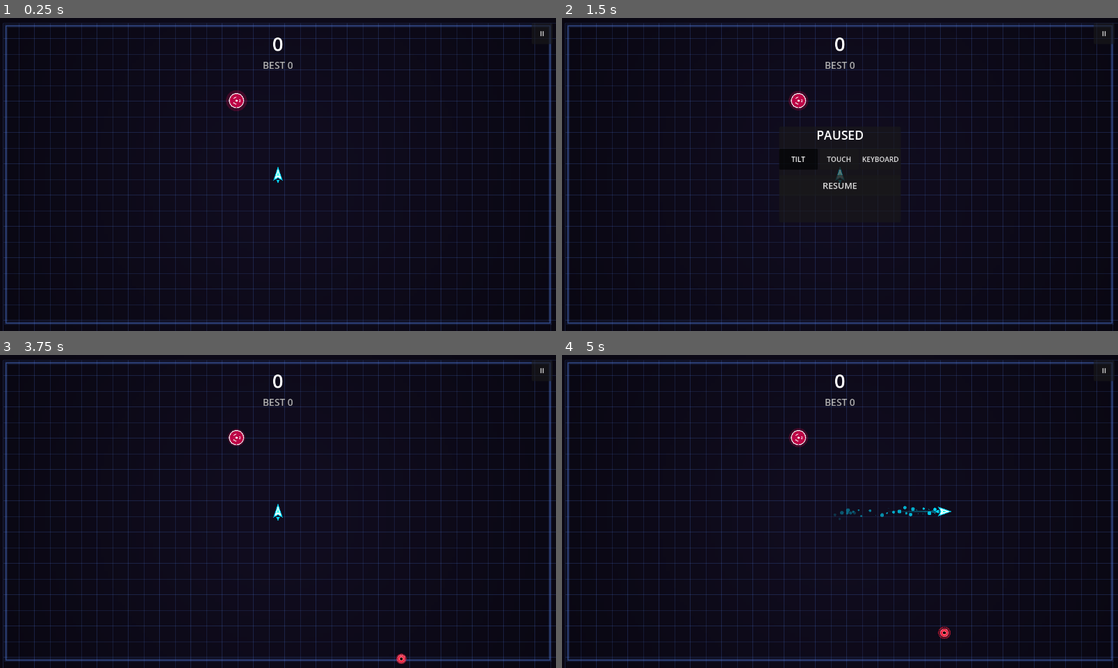
Above: before the commit, frames 1-4 (two rows, left to right).
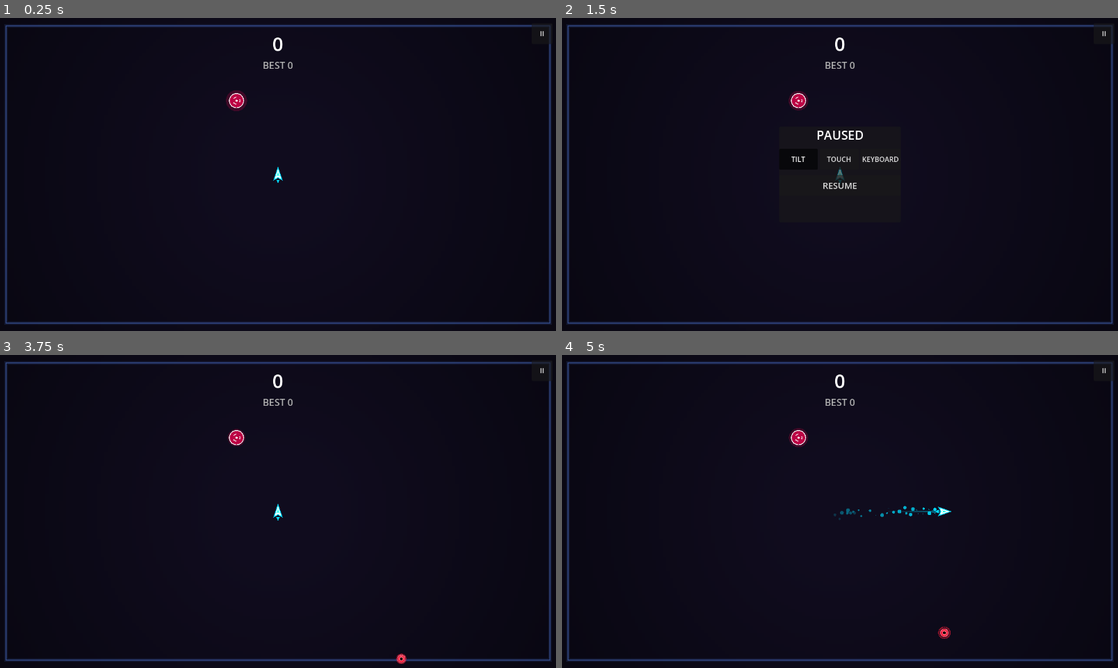
Above: after the commit, the same moments.

Repository: jesurythomas/tilt
Game: Godot game, scene res://scenes/main.tscn
Two runs of this game, one before a commit and one after it. Both use one fixed random seed, a clock stepped at 60 frames per second and the inputs below.
Inputs (mouse positions are in pixels of both pictures, inside the frame that each line leads up to):
- Up to frame 1 (0.25 s): no input
- Up to frame 2 (1.5 s): click "II" at 0.5 s; click "TILT" at 1.25 s
- Up to frame 3 (3.75 s): click "TOUCH" at 2 s; click "KEYBOARD" at 2.75 s; click "RESUME" at 3.5 s
- Up to frame 4 (5 s): tap Enter at 4.25 s; move the mouse to (962, 495) at 4.27 s; hold D from 4.28 s (still down); hold Shift from 4.28 s (still down); click (962, 495) at 4.42 s

The runs differ from the first frame. In frame 1, 8.6% of the frame differs, in the area x 0-100%, y 1-100%; in frame 2, 8.0%; in frame 3, 8.6%; in frame 4, 8.6%.

Commit message:
M2.5: tune tilt, joystick and effect cost from A55 measurements

Diff:
--- a/godot/src/core/game_root.gd
+++ b/godot/src/core/game_root.gd
@@ -24,6 +24,10 @@
 # own proportionality; the formula itself is unchanged. Provisional — the
 # final value is measured on the A55 in the M2.5 device pass.
 const MAX_ARENA_SCALE: float = 1.75
+
+# DIVERGENCE(M2.5 §8.1): measured on SM_A556E — full 540 px/s speed on a touch
+# screen caused overshooting and twitchy dodging. 0.72 caps top speed to 390 px/s.
+const TOUCH_JOYSTICK_SPEED_SCALE: float = 0.72
 
 ## The playfield's top-left corner in viewport space. Render layers translate
 ## by this; the simulation never sees it (M2.5 spec §6.1).
@@ -179,7 +183,7 @@
 		# the ship to rest instead. See M2.5 spec §8.3 for why this trade was
 		# taken.
 		effective_mode = Types.ControlMode.GYRO
-		directional = _joystick.vector
+		directional = _joystick.vector * TOUCH_JOYSTICK_SPEED_SCALE
 
 	_run_controller.update(
 		dt, effective_mode, _router.mouse_pos, _router.get_movement_vector(), directional
--- a/godot/src/input/tilt_input.gd
+++ b/godot/src/input/tilt_input.gd
@@ -32,6 +32,11 @@
 # division fault. The value is an arbitrary small epsilon, not a measured
 # quantity — it exists only so the divisor cannot reach zero.
 const MIN_SENSITIVITY_DIVISOR: float = 0.0001
+
+# DIVERGENCE(M2.5 §5.4): measured on SM_A556E — tightens physical gravity tilt
+# deflection angle so full steering is reached within ~12° of tilt (reduced from
+# ~18° so player does not need large wrist movements to reach full deflection).
+const GRAVITY_SENSITIVITY_BOOST: float = 2.0
 
 ## True when the platform reports motion sensors.
 var is_supported: bool = false
@@ -276,8 +281,6 @@
 		save_calibration()
 		tilt_vector = Vector2.ZERO
 		return
-
-	var deviation: Vector3 = normalised - _calibrated_gravity
 
 	# The device axes that correspond to screen right and screen up. Godot
 	# reports gravity in the device's own frame, whose relationship to the
@@ -308,11 +311,26 @@
 			screen_right = Vector3(1.0, 0.0, 0.0)
 			screen_up = Vector3(0.0, -1.0, 0.0)
 
-	# asin of the projection converts the unit-vector deviation to degrees,
-	# which is the unit _apply_angles() and MAX_TILT_ANGLE work in.
-	var roll: float = rad_to_deg(asin(clampf(deviation.dot(screen_right), -1.0, 1.0)))
-	var pitch: float = rad_to_deg(asin(clampf(deviation.dot(screen_up), -1.0, 1.0)))
-	_apply_angles(roll, pitch)
+	var screen_normal: Vector3 = screen_right.cross(screen_up)
+
+	# DIVERGENCE(M2.5 §5.2): measured on SM_A556E — computing pitch as a 1D
+	# deviation.dot(screen_up) projection suffered from severe non-linear compression
+	# when pitching toward the player, because gravity is already near -1.0 on Y in
+	# landscape. Measuring the true rotation angle via atan2 in the pitch and roll
+	# planes preserves uniform responsiveness and linear acceleration across all directions.
+	var cur_pitch_angle: float = atan2(normalised.dot(screen_up), normalised.dot(screen_normal))
+	var cal_pitch_angle: float = atan2(
+		_calibrated_gravity.dot(screen_up), _calibrated_gravity.dot(screen_normal)
+	)
+	var pitch: float = rad_to_deg(wrapf(cur_pitch_angle - cal_pitch_angle, -PI, PI))
+
+	var cur_roll_angle: float = atan2(normalised.dot(screen_right), normalised.dot(screen_normal))
+	var cal_roll_angle: float = atan2(
+		_calibrated_gravity.dot(screen_right), _calibrated_gravity.dot(screen_normal)
+	)
+	var roll: float = rad_to_deg(wrapf(cur_roll_angle - cal_roll_angle, -PI, PI))
+
+	_apply_angles(roll * GRAVITY_SENSITIVITY_BOOST, pitch * GRAVITY_SENSITIVITY_BOOST)
 
 
 # PORT-NOTE: web/src/tilt-to-live/GyroscopeController.ts:31-35 probes for
--- a/godot/src/native/floating_joystick.gd
+++ b/godot/src/native/floating_joystick.gd
@@ -13,8 +13,10 @@
 ## All positions are playfield-local: GameRoot subtracts the arena origin
 ## (M2.5 spec §6.1) before calling in.
 
+# DIVERGENCE(M2.5 §8.1): measured on SM_A556E — 90px was too small a travel
+# on 1080p mobile screens; 115px gives comfortable thumb travel range.
 ## Distance from the base at which the knob reaches full deflection.
-const BASE_RADIUS: float = 90.0
+const BASE_RADIUS: float = 115.0
 ## Radius inside which a resting thumb produces no steering.
 const DEAD_RADIUS: float = 8.0
 
--- a/godot/src/render/effect_layer.gd
+++ b/godot/src/render/effect_layer.gd
@@ -42,8 +42,8 @@
 
 		match p.shape:
 			ParticleEngine.Shape.RING:
-				# PORT: web/src/tilt-to-live/ParticleEngine.ts:207-211
-				draw_arc(Vector2(p.x, p.y), p.size, 0.0, TAU, 32, col, maxf(1.0, 2.5 * alpha))
+				# DIVERGENCE(M2.5 §10): reduced arc segments from 32 to 16 for mobile GPU throughput.
+				draw_arc(Vector2(p.x, p.y), p.size, 0.0, TAU, 16, col, maxf(1.0, 2.5 * alpha))
 			ParticleEngine.Shape.STREAK:
 				# PORT: web/src/tilt-to-live/ParticleEngine.ts:213-218
 				var p_to: Vector2 = Vector2(p.x - p.vx * 0.04, p.y - p.vy * 0.04)
--- a/godot/src/render/grid_layer.gd
+++ b/godot/src/render/grid_layer.gd
@@ -35,6 +35,9 @@
 const BOUNDARY_HALO_ALPHA: float = 0.12
 const GRADIENT_OUTER_FACTOR: float = 0.8  # PORT: web/src/tilt-to-live/TiltRenderer.ts:88
 const INSET: float = 6.0  # PORT: web/src/tilt-to-live/TiltRenderer.ts:123
+# DIVERGENCE(M2.5 §10): hide gridlines per user request and GameOptions.ts:88 default
+# (showGridlines = false) to eliminate per-frame dynamic polyline allocations on mobile.
+var show_gridlines: bool = false
 
 ## The reactive grid drawn every frame. Null until bind() is called.
 var _grid: VectorGrid = null
@@ -74,7 +77,8 @@
 		)
 
 	draw_set_transform(_arena_origin, 0.0, Vector2.ONE)
-	_draw_grid()
+	if show_gridlines:
+		_draw_grid()
 
 	# PORT: web/src/tilt-to-live/TiltRenderer.ts:120-127
 	var frame: Rect2 = Rect2(INSET, INSET, size.x - INSET * 2.0, size.y - INSET * 2.0)
--- a/godot/src/sim/particle_engine.gd
+++ b/godot/src/sim/particle_engine.gd
@@ -15,7 +15,9 @@
 ## PORT: web/src/tilt-to-live/ParticleEngine.ts:14
 enum Shape { CIRCLE, STREAK, RING, SHARD }
 
-const MAX_PARTICLES: int = 900  # PORT: web/src/tilt-to-live/ParticleEngine.ts:21
+# DIVERGENCE(M2.5 §10): capped pool to 400 down from 900 to prevent
+# garbage collection and GPU spikes on mobile.
+const MAX_PARTICLES: int = 400
 
 # PORT-NOTE: private in ParticleEngine.ts:20; public here because
 # ParticleEngine.render() relocates to render/effect_layer.gd (spec §4.2/D4).
--- a/godot/src/sim/weapon_system.gd
+++ b/godot/src/sim/weapon_system.gd
@@ -133,8 +133,11 @@
 
 					if e_dist <= w.radius + e.radius + 15.0:  # PORT: web/src/tilt-to-live/WeaponSystem.ts:119
 						on_enemy_killed.call(e, Types.WeaponType.NUKE)
-						# PORT: web/src/tilt-to-live/WeaponSystem.ts:121
-						particles.emit_explosion(e.x, e.y, Color("#ff3366"), 16)
+						# DIVERGENCE(M2.5 §10): measured on SM_A556E — emit_explosion
+						# (16 sparks + shockwave ring per enemy) caused frame rate drops when
+						# clearing dozens of dots simultaneously. Emitting 6 sparks preserves
+						# vibrant feedback without starving the mobile GPU.
+						particles.emit_sparks(e.x, e.y, 6, Color("#ff3366"), 160.0)
 						enemies.remove_at(e_idx)
 
 				# Distort grid outward. PORT: web/src/tilt-to-live/WeaponSystem.ts:127
